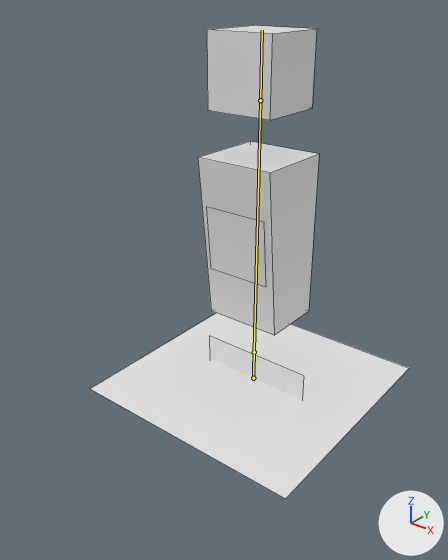
One commit to the Blender file media/npc/cuboid-man.blend: the scene before it, then after it.
Camera for both pictures: a 50 mm camera at (1.97, -2.77, 2.36) aimed at (0.05, -0.37, 0.87). Every picture has the same lights, and +X, +Y and +Z are marked at lower right. The bones that bend it are drawn over the model as lines. Mesh edges are drawn as thin lines.

The first picture shows 'cuboid-man-mesh'.
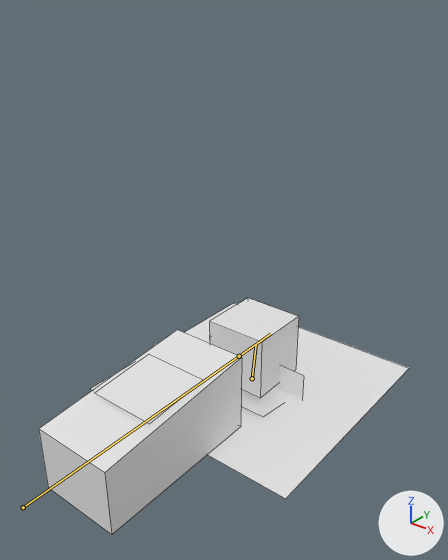
The newer file adds an action. The first version stands in its rest pose; the second is drawn at frame 0 of the action 'Lie'.

The edits, one by one:
Bone 'hips_bone' (bone_hips_bone) moves from (0.0, 0.0, 0.0) to (0.0, 0.049, 1.736).
Bone 'hips_bone' (bone_hips_bone) turns from (0, 0, 0) to (-90, 0, 0) degrees about its own x, y and z.
Bone 'shadow_bone' (bone_shadow_bone) moves from (0.0, 0.0, 0.0) to (0.0, 0.001, 0.014).
Bone 'shadow_bone' (bone_shadow_bone) turns from (0, 0, 0) to (-8, 0, 0) degrees about its own x, y and z.

What differs and where, as boxes [x1, y1, x2, y2] in the pictures (448 x 560 px):
'cuboid-man-mesh', posed (16% wider, 50% shorter): before [90, 25, 409, 499]; after [39, 298, 409, 534]
bone 'hips_bone', root to tip: before (254, 352) to (260, 100); after (23, 507) to (239, 356)
bone 'shadow_bone', root to tip: before (253, 378) to (254, 345); after (252, 378) to (256, 344)
